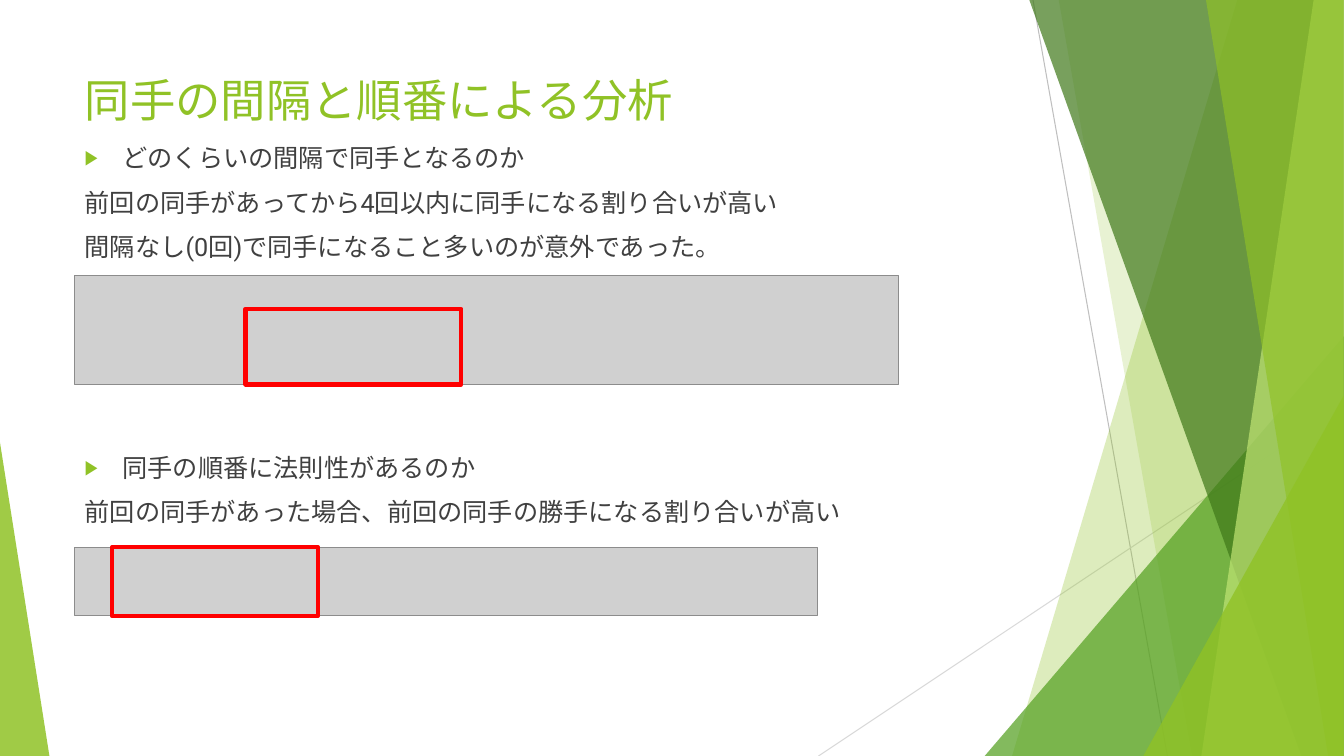
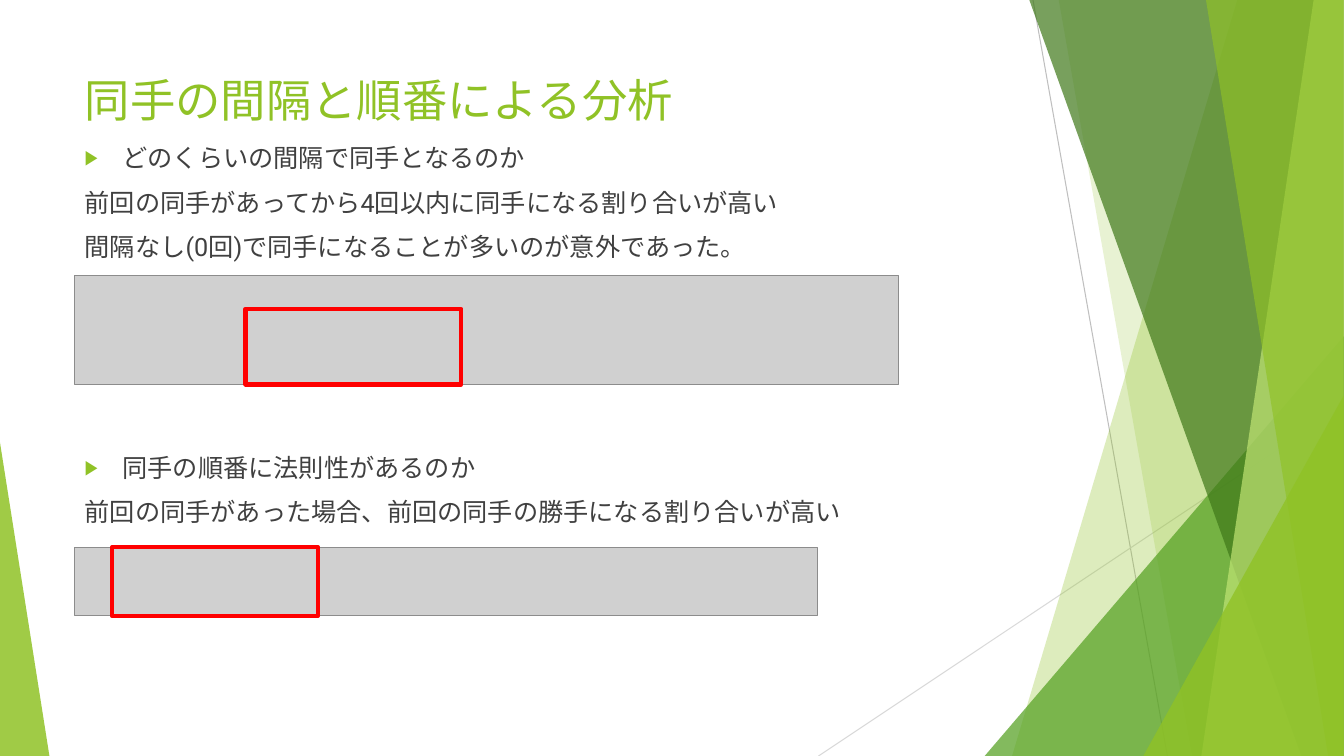
Before and after one commit to yaju/Sazae_R, a slide deck: slide 26 of サザエさんのじゃんけん.pptx. Drawn at 1344x756 pixels with LibreOffice and Linux fonts; fonts in the diff are those of the drawing; grey boxes stand for pictures. Boxes give left, top, right and bottom in pixels: in the first picture for what was removed or moved away, otherwise in the second. Text is boxed around its words. In the diff, an @@ line names an element or a change of style, - is before the commit and + after.

```diff
--- a/サザエさんのじゃんけん.pptx
+++ b/サザエさんのじゃんけん.pptx
@@ text at bbox=[85, 235, 746, 262]: text changed @@
-間隔なし(0回)で同手になること多いのが意外であった。
+間隔なし(0回)で同手になることが多いのが意外であった。
```
Also in this commit, not shown: 4 other slides changed, 1 other file.
